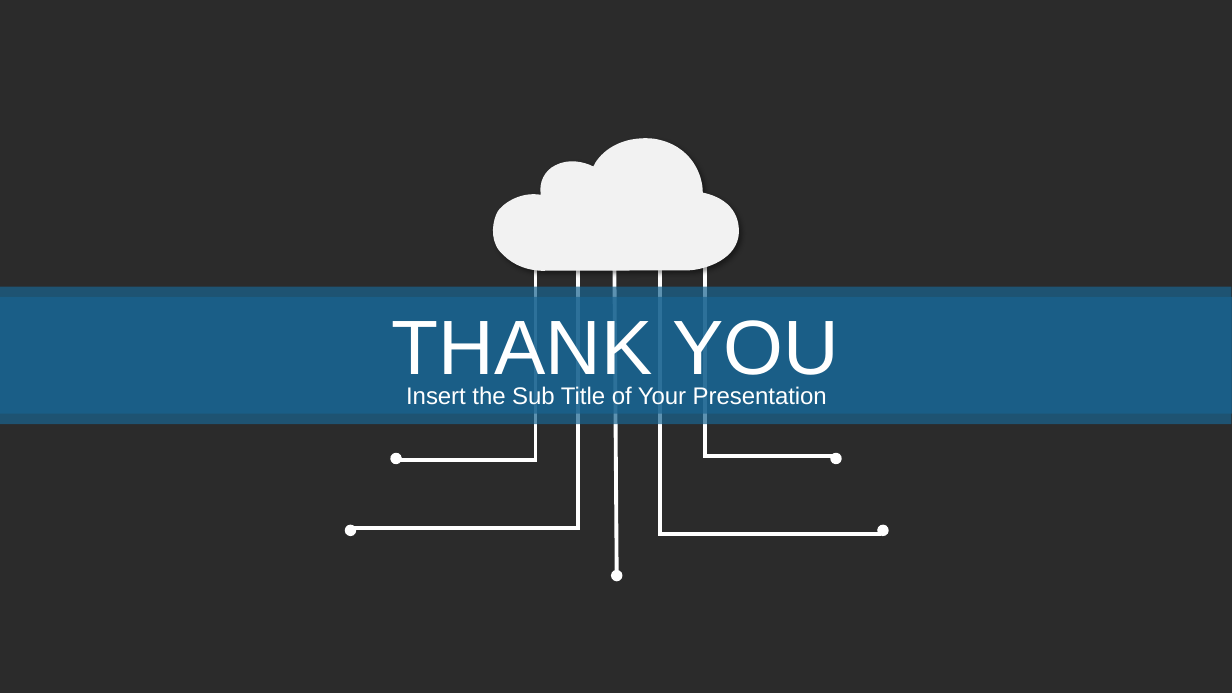
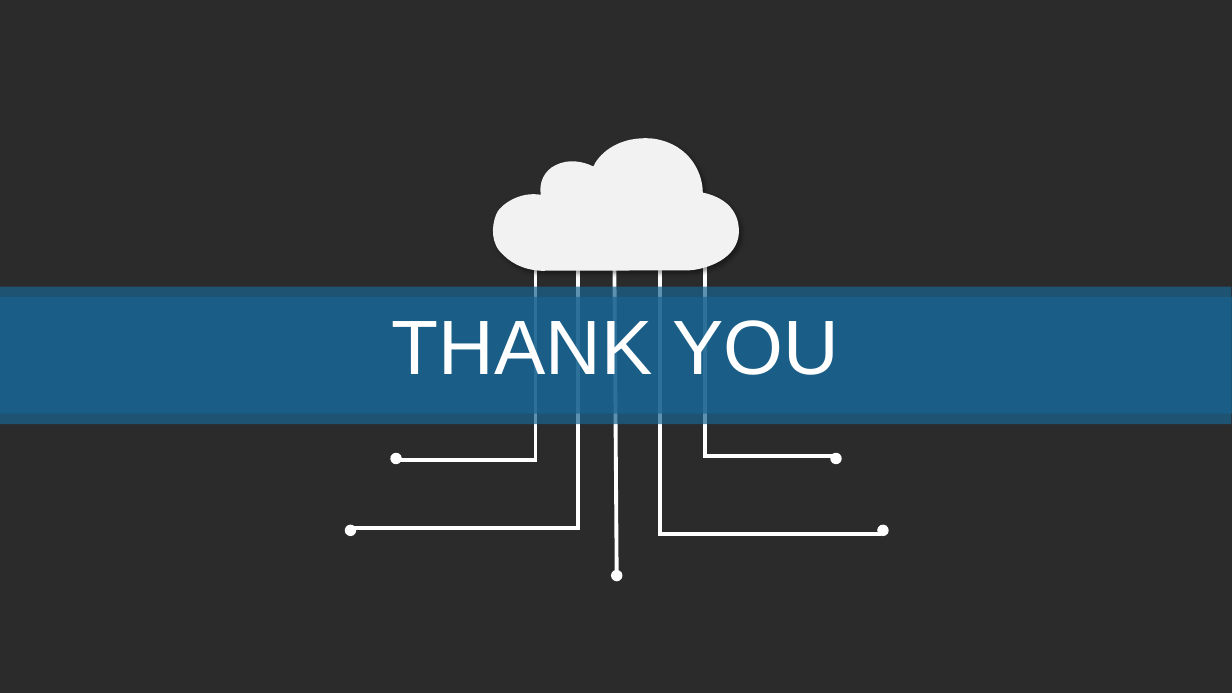
Before and after one commit to sahrul1610/Proyek1, a slide deck: slide 14 of Kelompok Proyek.pptx (slide 12 before the commit). Drawn at 1232x693 pixels with LibreOffice and Linux fonts; fonts in the diff are those of the drawing; background and template pictures are left out; a plain dark background stands for a picture behind light text. Boxes give left, top, right and bottom in pixels: in the first picture for what was removed or moved away, otherwise in the second. Text is boxed around its words. In the diff, an @@ line names an element or a change of style, - is before the commit and + after.

```diff
--- a/Kelompok Proyek.pptx
+++ b/Kelompok Proyek.pptx
@@ text removed at [406,386,827,405] @@
-Insert the Sub Title of Your Presentation
```
Also in this commit, not shown: 5 other slides changed, 7 slides added, 5 slides removed, 1 other file.
